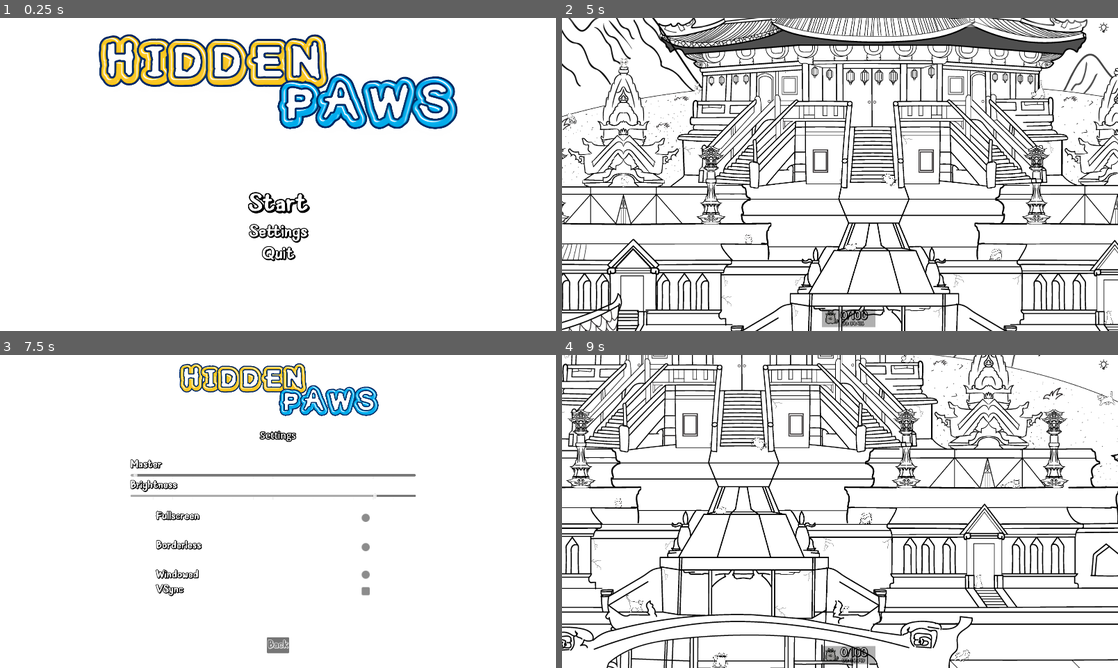
Above: before the commit, frames 1-4 (two rows, left to right).
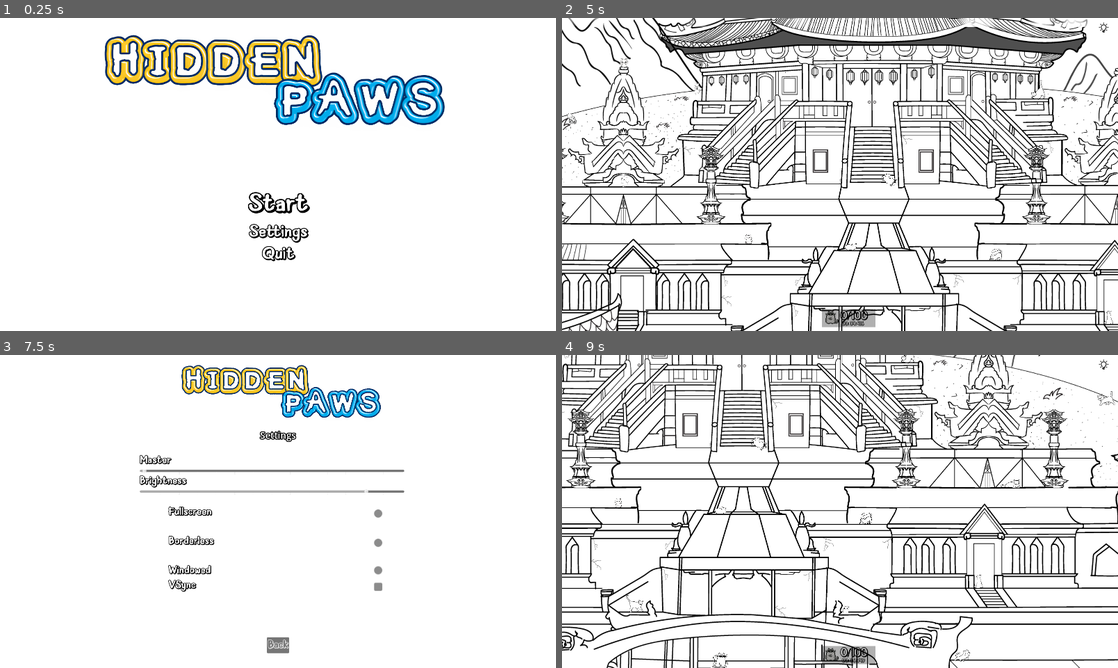
Above: after the commit, the same moments.

Repository: Wpan0n/_HiddenPaws_
Game: Godot game, scene res://Scenes/main_menu.tscn
Same seed, same stepped clock (60 frames per second), same inputs: the game is played once before the commit and once after it.
Inputs (mouse positions are in pixels of both pictures, inside the frame that each line leads up to):
- Up to frame 1 (0.25 s): no input
- Up to frame 2 (5 s): click "Start" at 0.5 s; click (1101, 27) at 1.25 s; click (1101, 27) at 2 s; click (1101, 27) at 2.75 s; tap Enter at 3.5 s; move the mouse to (962, 158) at 3.52 s; click (962, 158) at 3.67 s; drag from (728, 190) to (812, 237) at 4.27 s
- Up to frame 3 (7.5 s): move the mouse to (333, 442) at 5.02 s; click (333, 442) at 5.17 s; drag from (250, 574) to (111, 464) at 5.77 s; move the mouse to (444, 558) at 6.52 s; click (444, 558) at 6.67 s; tap Escape (Escape) at 7.15 s; click "Settings" at 7.25 s
- Up to frame 4 (9 s): click "Back" at 8 s; click "Start" at 8.75 s

The runs differ from the first frame. In frame 1, 8.3% of the frame differs, in the area x 17-83%, y 5-36%; in frame 2, 0.2%; in frame 3, 6.2%; in frame 4, nothing differs.

Commit message:
Idk
long time since ive been on

Diff:
--- a/Scenes/MainGame.tscn
+++ b/Scenes/MainGame.tscn
@@ -126,7 +126,7 @@
 [sub_resource type="ShaderMaterial" id="ShaderMaterial_ipjb7"]
 shader = ExtResource("108_kkxhd")
 shader_parameter/noise_texture = SubResource("NoiseTexture2D_vneeo")
-shader_parameter/density = 1.0
+shader_parameter/density = 2.250000106875
 shader_parameter/speed = Vector2(-0.004, 0.02)
 
 [sub_resource type="Curve" id="Curve_ovdql"]
--- a/Scenes/main_menu.tscn
+++ b/Scenes/main_menu.tscn
@@ -3,7 +3,7 @@
 [ext_resource type="Theme" uid="uid://bbvq4quc60gam" path="res://assets/themes/Default_Theme.tres" id="1_ce3w2"]
 [ext_resource type="Script" uid="uid://cqfc6khixvhee" path="res://Scripts/Main Menu.gd" id="2_n45e2"]
 [ext_resource type="FontFile" uid="uid://c2ep0aaegexyu" path="res://assets/fonts/Nabana-ShadowBold - DEMO.ttf" id="3_opfnp"]
-[ext_resource type="Texture2D" uid="uid://bj74ihceuxwln" path="res://assets/HiddenPaws Logo.png" id="4_cp0ys"]
+[ext_resource type="Texture2D" uid="uid://btuy3hji2agwd" path="res://assets/Resize_HiddenPaws Logo.png" id="4_ce3w2"]
 
 [node name="Main Menu" type="Control"]
 layout_mode = 3
@@ -20,6 +20,8 @@
 anchors_preset = 15
 anchor_right = 1.0
 anchor_bottom = 1.0
+offset_left = 0.00024414063
+offset_right = -0.00024414063
 grow_horizontal = 2
 grow_vertical = 2
 
@@ -75,10 +77,23 @@
 theme_override_font_sizes/font_size = 50
 text = "Quit"
 
-[node name="Sprite2D" type="Sprite2D" parent="."]
-position = Vector2(960, 219)
-scale = Vector2(0.422056, 0.422056)
-texture = ExtResource("4_cp0ys")
+[node name="MarginContainer2" type="MarginContainer" parent="."]
+layout_mode = 1
+anchors_preset = -1
+anchor_left = 0.224
+anchor_top = 0.113000005
+anchor_right = 0.97800004
+anchor_bottom = 0.113000005
+offset_left = -130.08002
+offset_top = -122.04001
+offset_right = 1662.2399
+offset_bottom = 945.95996
+grow_horizontal = 2
+scale = Vector2(0.4, 0.4)
+
+[node name="Sprite2D" type="TextureRect" parent="MarginContainer2"]
+layout_mode = 2
+texture = ExtResource("4_ce3w2")
 
 [connection signal="pressed" from="MarginContainer/VBoxContainer/Start_Button" to="." method="_on_start_button_pressed"]
 [connection signal="pressed" from="MarginContainer/VBoxContainer/Settings_Button" to="." method="_on_settings_button_pressed"]
--- a/Scenes/options_menu.tscn
+++ b/Scenes/options_menu.tscn
@@ -18,6 +18,7 @@
 grow_horizontal = 2
 grow_vertical = 2
 script = ExtResource("1_s0d8h")
+metadata/_edit_lock_ = true
 
 [node name="ColorRect" type="ColorRect" parent="."]
 layout_mode = 1
@@ -30,9 +31,11 @@
 [node name="MarginContainer" type="MarginContainer" parent="."]
 layout_mode = 1
 anchors_preset = -1
-anchor_right = 1.0
-anchor_bottom = 1.0
-offset_top = 242.0
+anchor_top = 0.15
+anchor_right = 1.0
+anchor_bottom = 0.15
+offset_top = 80.0
+offset_bottom = 918.0
 grow_horizontal = 2
 grow_vertical = 2
 theme_override_constants/margin_left = 12
@@ -68,15 +71,15 @@
 
 [node name="VBoxContainer" type="VBoxContainer" parent="AudioOptions"]
 layout_mode = 1
-anchors_preset = 14
-anchor_top = 0.5
-anchor_right = 1.0
-anchor_bottom = 0.5
-offset_left = 451.0
-offset_top = -184.0
-offset_right = -484.0
-offset_bottom = -37.0
-grow_horizontal = 2
+anchors_preset = -1
+anchor_left = 0.46300003
+anchor_top = 0.21100001
+anchor_right = 0.52900004
+anchor_bottom = 0.21100001
+offset_left = -405.96008
+offset_top = 113.119995
+offset_right = 380.8755
+offset_bottom = 562.5575
 grow_vertical = 2
 
 [node name="MasterLabel3" type="Label" parent="AudioOptions/VBoxContainer"]
@@ -124,15 +127,15 @@
 
 [node name="Back_Button" type="Button" parent="."]
 layout_mode = 1
-anchors_preset = 7
+anchors_preset = -1
 anchor_left = 0.5
-anchor_top = 1.0
+anchor_top = 0.845
 anchor_right = 0.5
-anchor_bottom = 1.0
-offset_left = -21.0
-offset_top = -83.0
-offset_right = 21.0
-offset_bottom = -51.0
+anchor_bottom = 0.845
+offset_left = -38.0
+offset_top = 61.399963
+offset_right = 38.0
+offset_bottom = 116.39996
 grow_horizontal = 2
 grow_vertical = 0
 size_flags_horizontal = 4
@@ -144,13 +147,16 @@
 
 [node name="VBoxContainer" type="VBoxContainer" parent="."]
 layout_mode = 1
-anchors_preset = 4
+anchors_preset = 8
+anchor_left = 0.5
 anchor_top = 0.5
+anchor_right = 0.5
 anchor_bottom = 0.5
-offset_left = 540.0
-offset_top = 68.0
-offset_right = 694.0
-offset_bottom = 270.0
+offset_left = -377.0
+offset_top = -21.0
+offset_right = -223.0
+offset_bottom = 329.0
+grow_horizontal = 2
 grow_vertical = 2
 
 [node name="FullScreenLabel" type="Label" parent="VBoxContainer"]
@@ -224,8 +230,17 @@
 theme = ExtResource("5_ugnno")
 button_pressed = true
 
-[node name="Sprite2D" type="Sprite2D" parent="."]
-position = Vector2(963, 118.811)
+[node name="Sprite2D" type="TextureRect" parent="."]
+layout_mode = 1
+anchors_preset = -1
+anchor_top = 0.071
+anchor_right = 1.0
+anchor_bottom = 0.071
+offset_left = 591.0
+offset_top = -76.68
+offset_right = 1911.0
+offset_bottom = 991.32
+grow_horizontal = 2
 scale = Vector2(0.234436, 0.234436)
 texture = ExtResource("6_7rbxh")
 
--- a/Scripts/pause_menu.gd
+++ b/Scripts/pause_menu.gd
@@ -167,3 +167,4 @@
 #      In the Godot editor, go to the FileSystem tab (bottom left), and check that these files are in the right folders.
 #    - Make sure the AnimationPlayer has a "blur" animation.
 #      Select the AnimationPlayer node in the scene, open the Animation tab (bottom), and check that there’s a "blur" animation.
+# Path to your logo (update if needed)
--- a/project.godot
+++ b/project.godot
@@ -8,11 +8,15 @@
 
 config_version=5
 
+[animation]
+
+compatibility/default_parent_skeleton_in_mesh_instance_3d=true
+
 [application]
 
 config/name="_Hidden Paws_"
 run/main_scene="uid://beo8dbmvqir2k"
-config/features=PackedStringArray("4.5", "Forward Plus")
+config/features=PackedStringArray("4.6", "Forward Plus")
 boot_splash/bg_color=Color(1, 1, 1, 1)
 boot_splash/image="uid://dqv63ftdm1cyi"
 config/icon="uid://6iqtcmfqrlfa"
@@ -27,8 +31,8 @@
 
 window/size/viewport_width=1920
 window/size/viewport_height=1080
+window/size/mode=3
 window/stretch/mode="canvas_items"
-window/stretch/aspect="expand"
 window/stretch/scale_mode="integer"
 mouse_cursor/custom_image="res://assets/pawcursor32.png"
 
--- a/shader/fog.gdshader
+++ b/shader/fog.gdshader
@@ -4,7 +4,7 @@
 // Noise texture
 uniform sampler2D noise_texture: repeat_enable, filter_nearest;
 // Fog density
-uniform float density: hint_range(0.0, 1.0) = 0.25;
+uniform float density: hint_range(0.0, 99.0) = 0.25;
 // Fog speed
 uniform vec2 speed = vec2(0.02, 0.01);
 
Binary file added: assets/Resize_HiddenPaws Logo.png
Not shown, added: assets/Resize_HiddenPaws Logo.png.import
